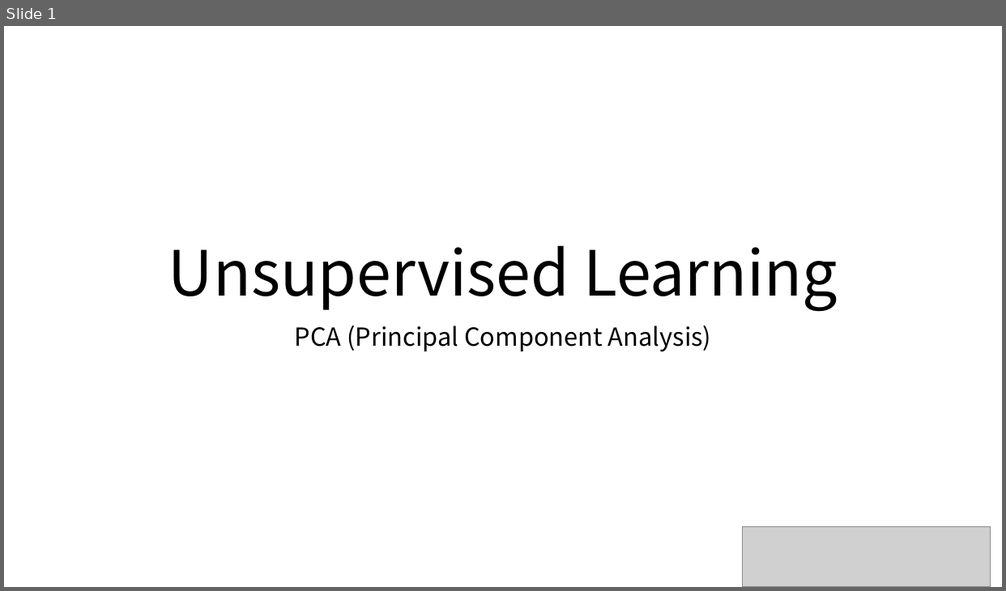
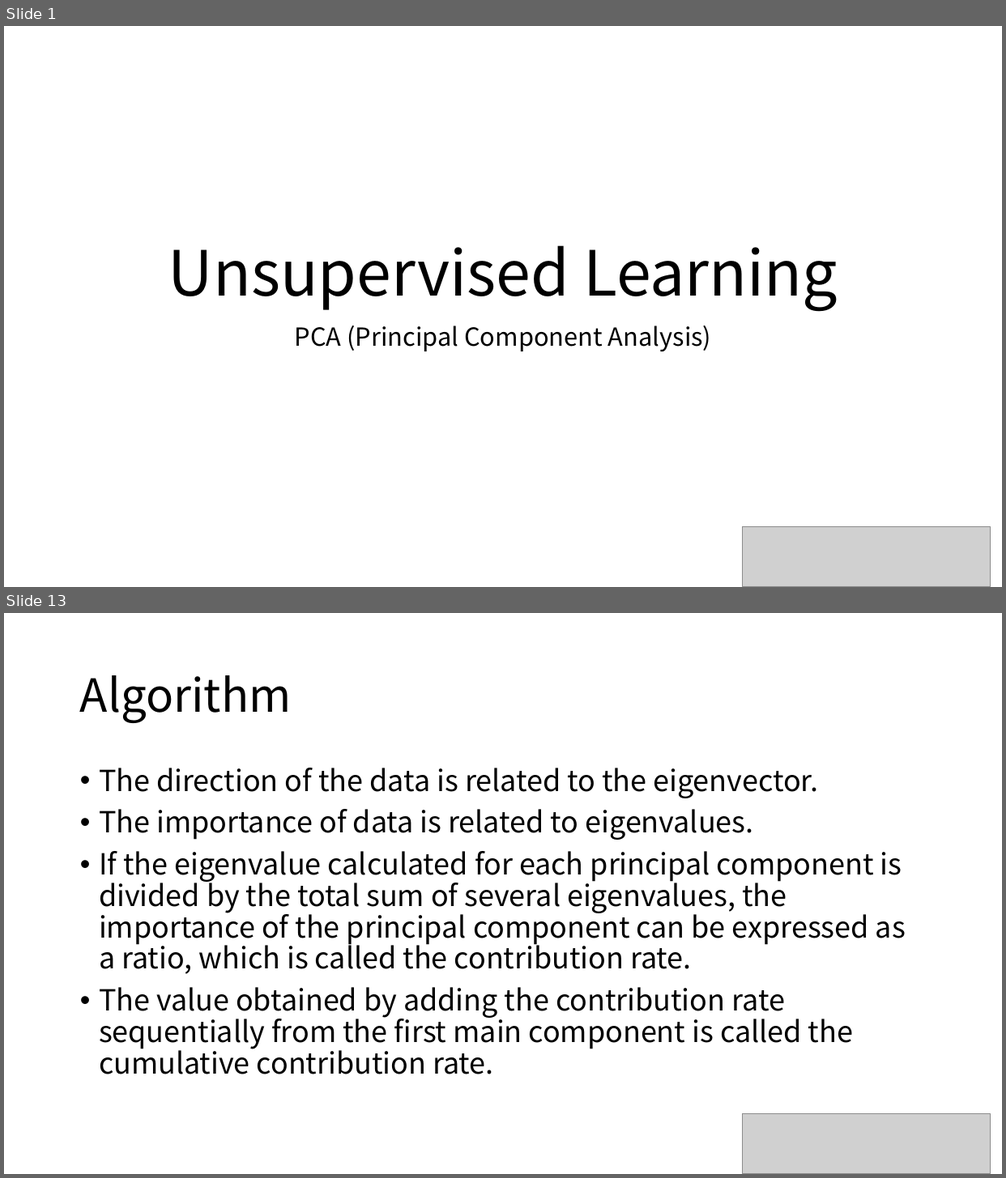
Before and after one commit to majorWallet/Machine_Learning_Algorithms_Library, a slide deck: 3-10_PCA.pptx. Shown one above the other, each under a label of ours: slide 1 before the commit, slides 1 and 13 after it; the slides between them are not shown. The pictures are 1006x591 and 1006x1178 pixels, drawn with LibreOffice and Linux fonts; fonts in the diff are those of the drawing; grey boxes stand for pictures. Boxes give left, top, right and bottom in pixels: in the first picture for what was removed or moved away, otherwise in the second. Text is boxed around its words. In the diff, an @@ line names an element or a change of style, - is before the commit and + after.

```diff
--- a/3-10_PCA.pptx
+++ b/3-10_PCA.pptx
@@ slide 13 added at <box>4,613,1002,1174</box>, background #FFFFFF @@
@@ title added at <box>80,675,292,723</box>, 44 pt, text #000000 @@
+Algorithm
@@ text added at <box>99,768,906,1075</box>, 28 pt, text #000000 @@
+• The direction of the data is related to the eigenvector.
+• The importance of data is related to eigenvalues.
+• If the eigenvalue calculated for each principal component is divided by the total sum of several eigenvalues, the importance of the principal component can be expressed as a ratio, which is called the contribution rate.
+• The value obtained by adding the contribution rate sequentially from the first main component is called the cumulative contribution rate.
@@ picture added at <box>742,1114,991,1174</box> @@
```
Also in this commit, not shown: 12 other slides added, 12 other files.
